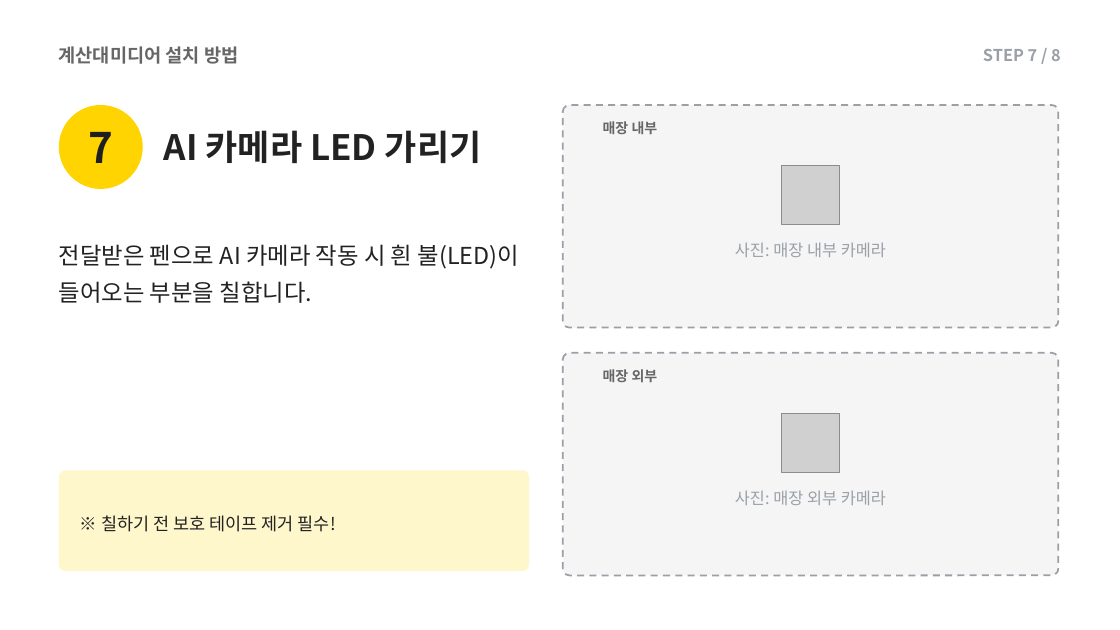
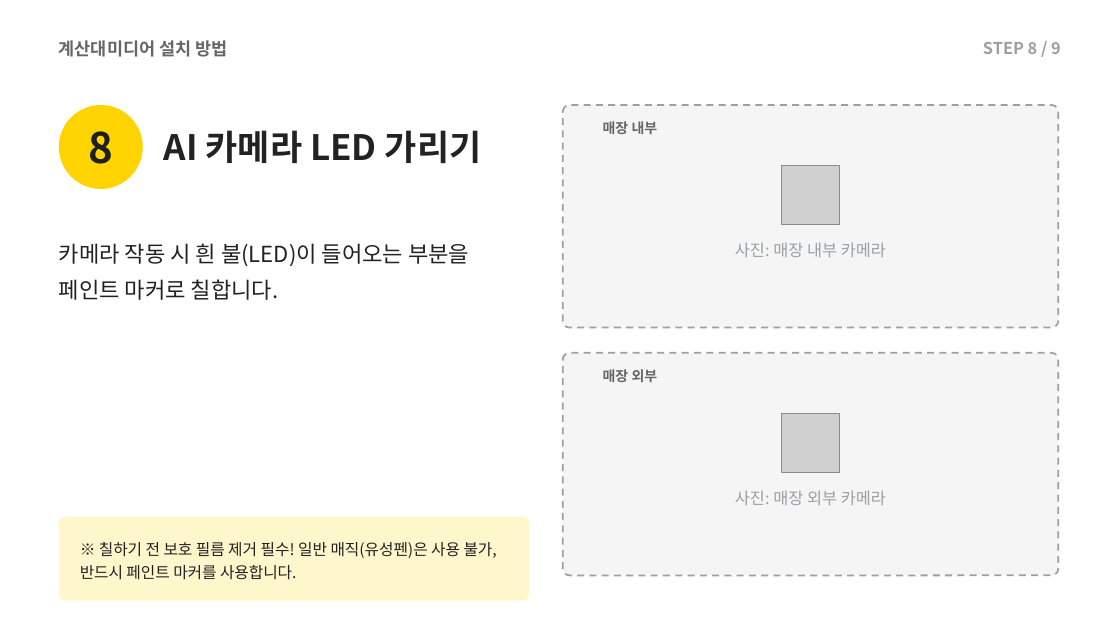
Before and after one commit to alsdn2947/ars, a slide deck: slide 23 of 이마트_AI카메라_설치매뉴얼.pptx (slide 19 before the commit). Drawn at 1120x630 pixels with LibreOffice and Linux fonts; fonts in the diff are those of the drawing; grey boxes stand for pictures. Boxes give left, top, right and bottom in pixels: in the first picture for what was removed or moved away, otherwise in the second. Text is boxed around its words. In the diff, an @@ line names an element or a change of style, - is before the commit and + after.

```diff
--- a/이마트_AI카메라_설치매뉴얼.pptx
+++ b/이마트_AI카메라_설치매뉴얼.pptx
@@ text "계산대미디어 설치 방법" at box(59, 40, 227, 57): size 16 to 15 pt @@
@@ text at box(983, 42, 1061, 54): text changed @@
-STEP 7 / 8
+STEP 8 / 9
@@ text at box(88, 131, 113, 164): text changed @@
-7
+8
@@ text at box(59, 243, 469, 300): text changed; size 20 to 19 pt @@
-전달받은 펜으로 AI 카메라 작동 시 흰 불(LED)이 들어오는 부분을 칠합니다.
+카메라 작동 시 흰 불(LED)이 들어오는 부분을 페인트 마커로 칠합니다.
@@ rounded rectangle: place and size @@
-rounded rectangle at box(59, 471, 529, 571)
+rounded rectangle at box(59, 517, 529, 601)
@@ rounded rectangle at box(59, 517, 529, 601): proportions changed @@
@@ text at box(80, 542, 497, 580): text changed; size 15 to 13.5 pt @@
-※ 칠하기 전 보호 테이프 제거 필수!
+※ 칠하기 전 보호 필름 제거 필수! 일반 매직(유성펜)은 사용 불가, 반드시 페인트 마커를 사용합니다.
```
Also in this commit, not shown: 17 other slides changed, 5 slides added, 1 slide removed.
